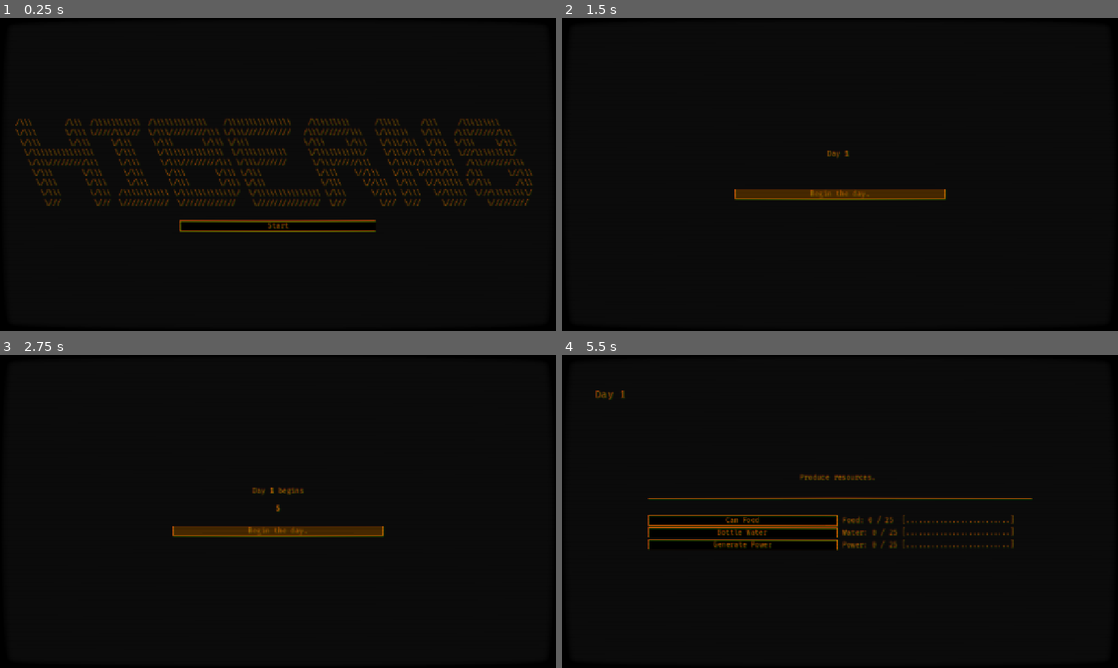
Above: before the commit, frames 1-4 (two rows, left to right).
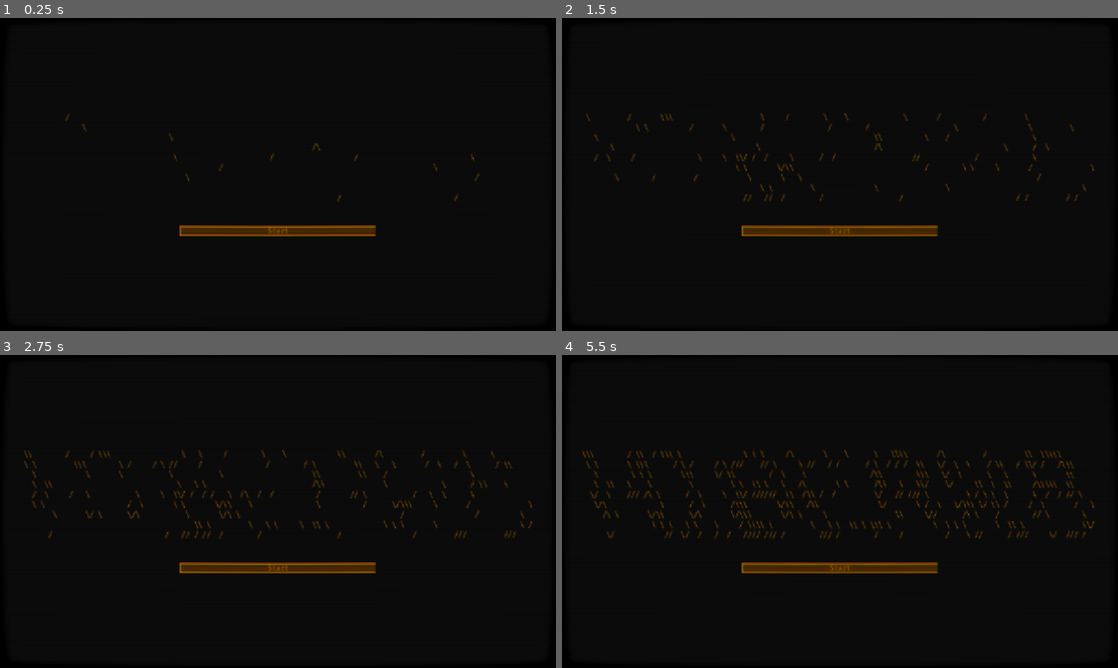
Above: after the commit, the same moments.

Repository: mihirlaud/hibern8
Game: Godot game, scene res://scenes/start.tscn
Same seed, same stepped clock (60 frames per second), same inputs: the game is played once before the commit and once after it.
Inputs (mouse positions are in pixels of both pictures, inside the frame that each line leads up to):
- Up to frame 1 (0.25 s): no input
- Up to frame 2 (1.5 s): click (840, 224) at 0.5 s, where only the run before the commit has a clickable "Start"
- Up to frame 3 (2.75 s): no input
- Up to frame 4 (5.5 s): click (840, 530) at 5 s, where only the run before the commit has a clickable "Begin the day."

The runs differ from the first frame. In frame 1, 6.7% of the frame differs, in the area x 2-96%, y 30-70%; in frame 2, 3.2%; in frame 3, 3.8%; in frame 4, 5.7%.

Commit message:
Add fancy title screen

Diff:
--- a/scripts/game_state.gd
+++ b/scripts/game_state.gd
@@ -13,8 +13,8 @@
 	STORAGE = 2,
 }
 
-const TOTAL_NUM_DAYS = 5
-const DAY_LENGTH_IN_S = 10.0
+const TOTAL_NUM_DAYS = 7
+const DAY_LENGTH_IN_S = 60.0
 const INITIAL_MANUAL_GEN_TIMES: Array = [5.0, 5.0, 5.0]
 const INITIAL_SELL_RATES = [5.0, 8.0, 3.0]
 const MAX_UPGRADE_LEVEL = 10
@@ -25,6 +25,7 @@
 	["Pantry", "Water Tower", "Lithium Batteries"]
 ]
 
+var first_run = true
 var current_day = 0
 var resources = [0.0, 0.0, 0.0]
 var money = 0.0
--- a/scripts/generation.gd
+++ b/scripts/generation.gd
@@ -25,7 +25,7 @@
 	day_timer.wait_time = GameState.DAY_LENGTH_IN_S
 	day_timer.start()
 	day_label.text = "Day " + str(GameState.current_day)
-	clock_label.text = "06:00"
+	clock_label.text = "00:00"
 
 	if GameState.TOTAL_NUM_DAYS - GameState.current_day < 3:
 		var volumes = [0.15, 0.10, 0.05]
@@ -71,8 +71,8 @@
 	else:
 		power_progress_bar.value = 0.0
 
-	var minutes_in = int(floor(720.0 * (1.0 - day_timer.time_left / GameState.DAY_LENGTH_IN_S)))
-	var hours = minutes_in / 60 + 6
+	var minutes_in = int(floor(1440.0 * (1.0 - day_timer.time_left / GameState.DAY_LENGTH_IN_S)))
+	var hours = minutes_in / 60
 	var mins = minutes_in % 60
 	clock_label.text = str(hours).lpad(2, "0") + ":" + str(mins).lpad(2, "0")
 	if day_timer.time_left <= 10.0:
--- a/scripts/start.gd
+++ b/scripts/start.gd
@@ -1,8 +1,44 @@
 extends Control
 
+@onready var start_button: Button = $CenterContainer/VBoxContainer/MarginContainer/StartButton
+@onready var label: Label = $CenterContainer/VBoxContainer/Label
+
+var first_run = false
+
+const TITLE = [
+	"  /\\\\\\        /\\\\\\  /\\\\\\\\\\\\\\\\\\\\\\  /\\\\\\\\\\\\\\\\\\\\\\\\\\    /\\\\\\\\\\\\\\\\\\\\\\\\\\\\\\    /\\\\\\\\\\\\\\\\\\      /\\\\\\\\\\     /\\\\\\     /\\\\\\\\\\\\\\\\\\            ",
+	"  \\/\\\\\\       \\/\\\\\\ \\/////\\\\\\///  \\/\\\\\\/////////\\\\\\ \\/\\\\\\///////////   /\\\\\\///////\\\\\\   \\/\\\\\\\\\\\\   \\/\\\\\\   /\\\\\\///////\\\\\\         ",
+	"   \\/\\\\\\       \\/\\\\\\     \\/\\\\\\     \\/\\\\\\       \\/\\\\\\ \\/\\\\\\             \\/\\\\\\     \\/\\\\\\   \\/\\\\\\/\\\\\\  \\/\\\\\\  \\/\\\\\\     \\/\\\\\\        ",
+	"    \\/\\\\\\\\\\\\\\\\\\\\\\\\\\\\\\     \\/\\\\\\     \\/\\\\\\\\\\\\\\\\\\\\\\\\\\\\  \\/\\\\\\\\\\\\\\\\\\\\\\     \\/\\\\\\\\\\\\\\\\\\\\\\/    \\/\\\\\\//\\\\\\ \\/\\\\\\  \\///\\\\\\\\\\\\\\\\\\/        ",
+	"     \\/\\\\\\/////////\\\\\\     \\/\\\\\\     \\/\\\\\\/////////\\\\\\ \\/\\\\\\///////      \\/\\\\\\//////\\\\\\    \\/\\\\\\\\//\\\\\\\\/\\\\\\   /\\\\\\///////\\\\\\      ",
+	"      \\/\\\\\\       \\/\\\\\\     \\/\\\\\\     \\/\\\\\\       \\/\\\\\\ \\/\\\\\\             \\/\\\\\\    \\//\\\\\\   \\/\\\\\\ \\//\\\\\\/\\\\\\  /\\\\\\      \\//\\\\\\    ",
+	"       \\/\\\\\\       \\/\\\\\\     \\/\\\\\\     \\/\\\\\\       \\/\\\\\\ \\/\\\\\\             \\/\\\\\\     \\//\\\\\\  \\/\\\\\\  \\//\\\\\\\\\\\\ \\//\\\\\\      /\\\\\\    ",
+	"        \\/\\\\\\       \\/\\\\\\  /\\\\\\\\\\\\\\\\\\\\\\ \\/\\\\\\\\\\\\\\\\\\\\\\\\\\/  \\/\\\\\\\\\\\\\\\\\\\\\\\\\\\\\\ \\/\\\\\\      \\//\\\\\\ \\/\\\\\\   \\//\\\\\\\\\\  \\///\\\\\\\\\\\\\\\\\\/    ",
+	"         \\///        \\///  \\///////////  \\/////////////    \\///////////////  \\///        \\///  \\///     \\/////     \\/////////     "
+]
+
+var current_title = []
+var indices_remaining = []
 
 # Called when the node enters the scene tree for the first time.
 func _ready() -> void:
+	if GameState.first_run:
+		GameState.first_run = false
+		first_run = true
+		start_button.disabled = true
+
+		for i in range(len(TITLE)):
+			current_title.append("".rpad(TITLE[i].length(), " "))
+			for j in range(TITLE[i].length()):
+				if TITLE[i][j] != " ":
+					indices_remaining.append(i * TITLE[i].length() + j)
+	else:
+		current_title = TITLE
+
+	label.text = ""
+	for row in current_title:
+		label.text += row + "\n"
+
 	Audio.play_bg_music()
 	Audio.stop_siren()
 	Audio.mute_geiger()
@@ -11,7 +47,26 @@
 
 # Called every frame. 'delta' is the elapsed time since the previous frame.
 func _process(delta: float) -> void:
-	pass
+	if first_run:
+		if len(indices_remaining) > 0:
+			var index = indices_remaining.pick_random()
+			indices_remaining.erase(index)
+			var r = index / TITLE[0].length()
+			var c = index % TITLE[0].length()
+
+			current_title[r][c] = TITLE[r][c]
+
+			label.text = ""
+			for row in current_title:
+				label.text += row + "\n"
+
+		var perfect_match = true
+		for i in range(len(TITLE)):
+			if current_title[i] != TITLE[i]:
+				perfect_match = false
+
+		if perfect_match:
+			start_button.disabled = false
 
 func _on_start_button_pressed() -> void:
 	GameState.init_game()
Not shown, changed: ui/audio/geiger.wav.import
Not shown, added: scenes/start.tscn25368519825.tmp
